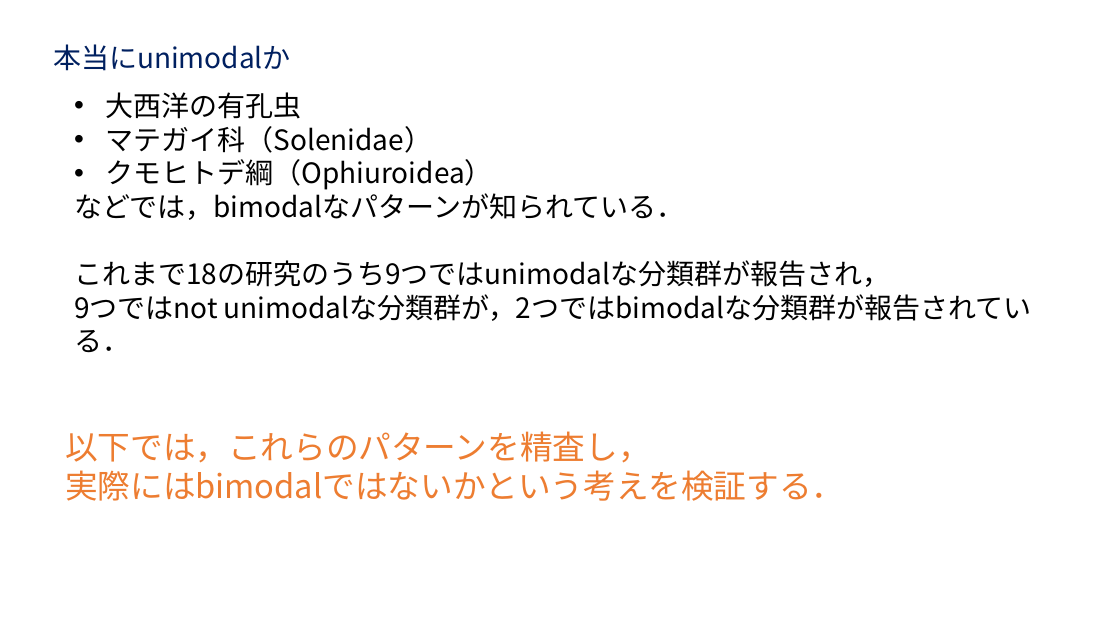
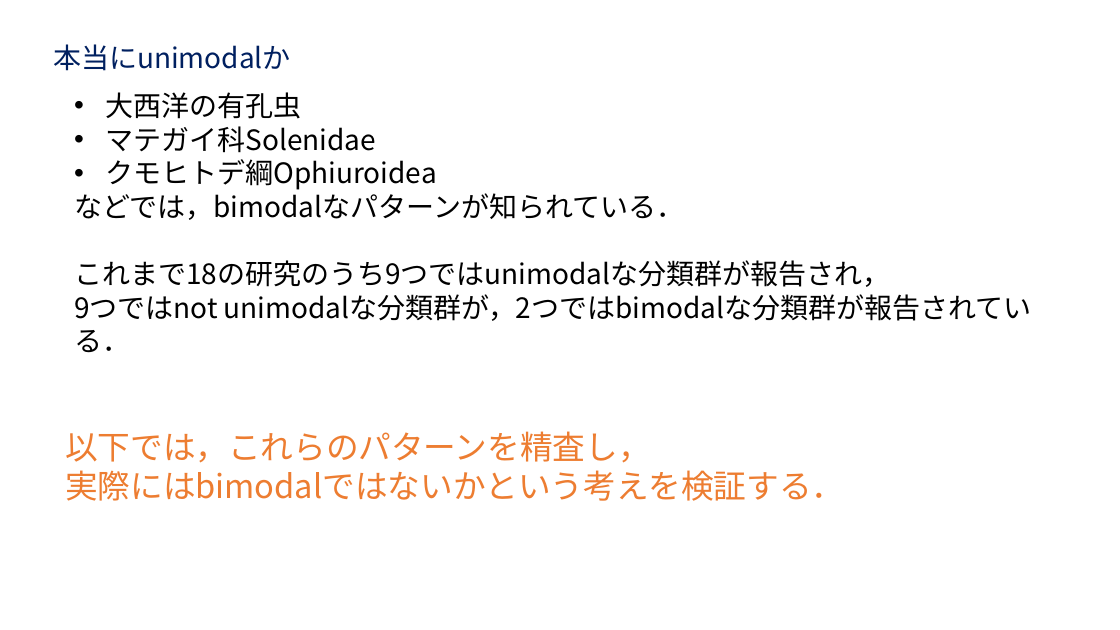
Before and after one commit to anchor200/Ronbun_yomi, a slide deck: slide 4 of data/Images/Chaudhary_etal_2016/Chaudhary_etal_2016.pptx (slide 3 before the commit). Drawn at 1120x630 pixels with LibreOffice and Linux fonts; fonts in the diff are those of the drawing. Boxes give left, top, right and bottom in pixels: in the first picture for what was removed or moved away, otherwise in the second. Text is boxed around its words. In the diff, an @@ line names an element or a change of style, - is before the commit and + after.

```diff
--- a/data/Images/Chaudhary_etal_2016/Chaudhary_etal_2016.pptx
+++ b/data/Images/Chaudhary_etal_2016/Chaudhary_etal_2016.pptx
@@ text at bbox=[106, 126, 437, 190]: text changed @@
-• マテガイ科（Solenidae）
-• クモヒトデ綱（Ophiuroidea）
+• マテガイ科Solenidae
+• クモヒトデ綱Ophiuroidea
```
Also in this commit, not shown: 3 other slides changed, 7 slides added, 1 slide removed, 28 other files.
